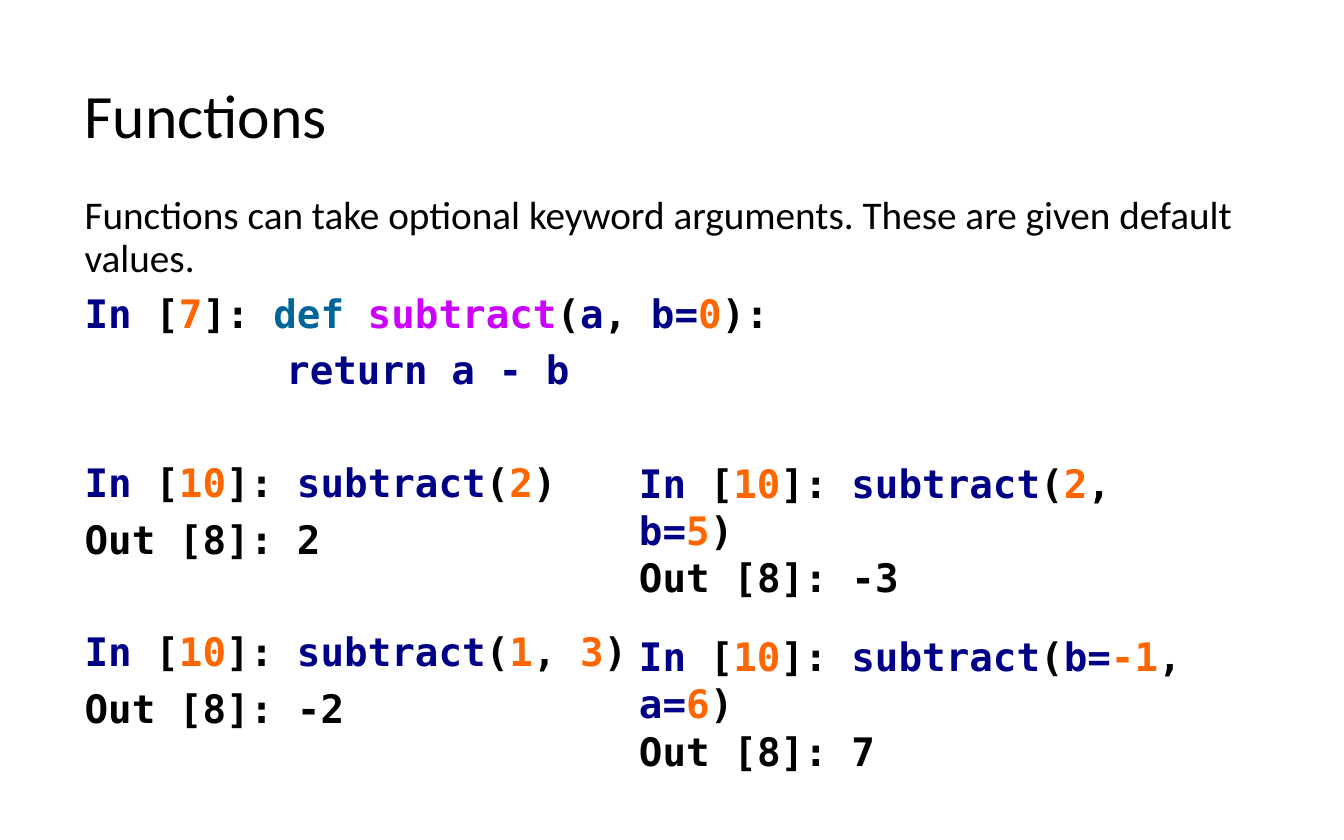
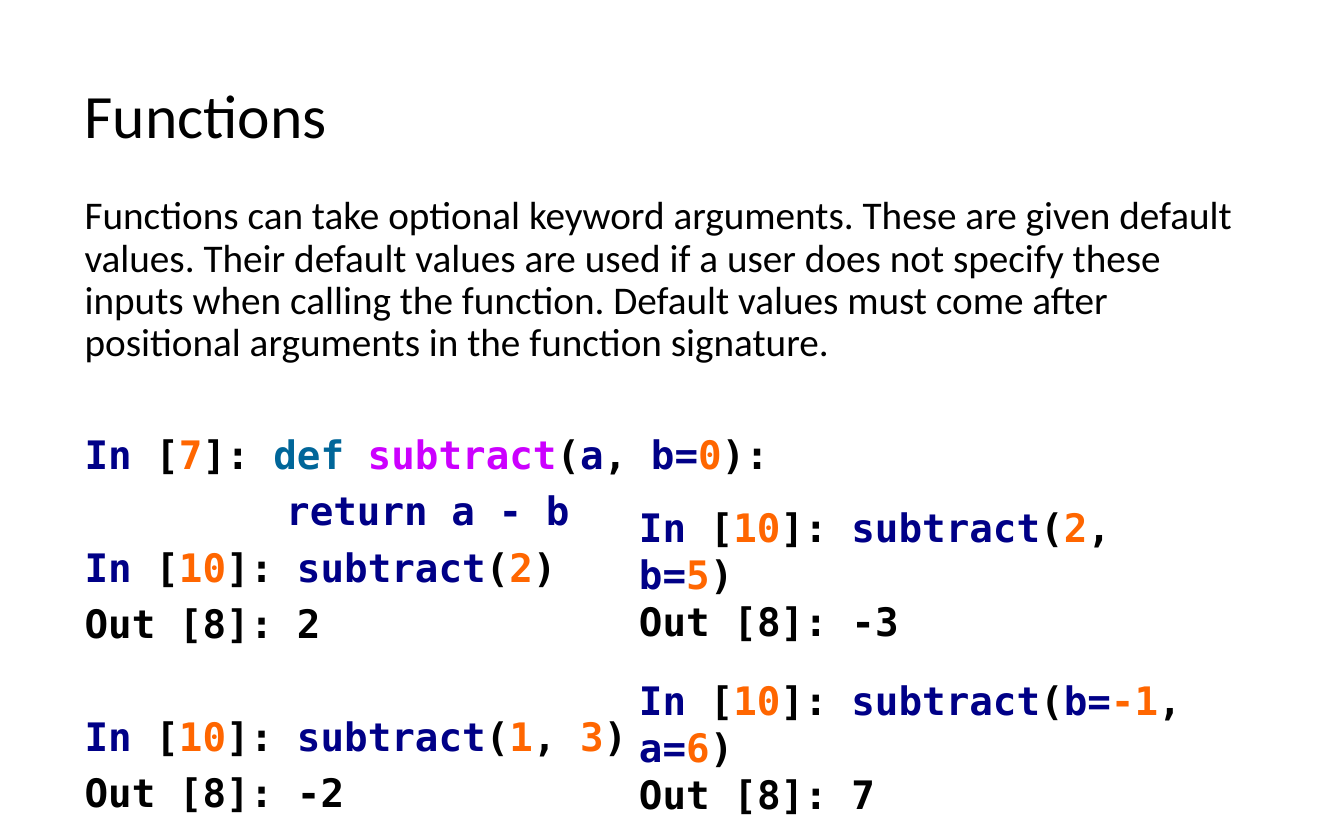
Before and after one commit to LongBaoNguyen/longbaonguyen.github.io, a slide deck: slide 7 of courses/apcsp/lect8.pptx (slide 26 before the commit). Drawn at 1344x840 pixels with LibreOffice and Linux fonts; fonts in the diff are those of the drawing. Boxes give left, top, right and bottom in pixels: in the first picture for what was removed or moved away, otherwise in the second. Text is boxed around its words. In the diff, an @@ line names an element or a change of style, - is before the commit and + after.

```diff
--- a/courses/apcsp/lect8.pptx
+++ b/courses/apcsp/lect8.pptx
@@ text at (x1=85, y1=201, x2=1231, y2=363): text changed @@
-Functions can take optional keyword arguments. These are given default values.
+Functions can take optional keyword arguments. These are given default values. Their default values are used if a user does not specify these inputs when calling the function. Default values must come after positional arguments in the function signature.
@@ text "In [10]: subtract(2, b=5)" moved from (x1=639, y1=468, x2=1111, y2=598) to (x1=639, y1=512, x2=1111, y2=642) @@
@@ text "In [10]: subtract(b=-1, a=6)" moved from (x1=639, y1=641, x2=1181, y2=772) to (x1=639, y1=685, x2=1181, y2=815) @@
```
Also in this commit, not shown: 6 other slides changed, 18 slides added, 17 slides removed, 10 other files.
